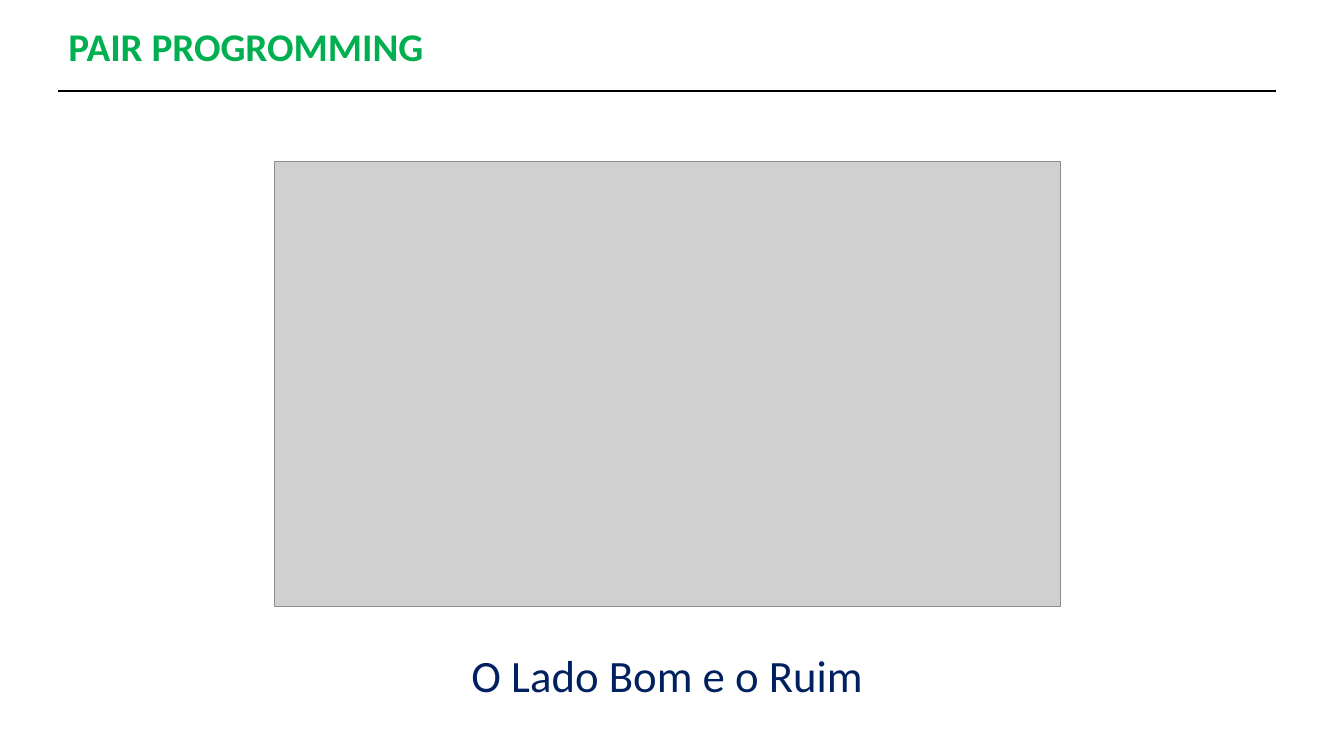
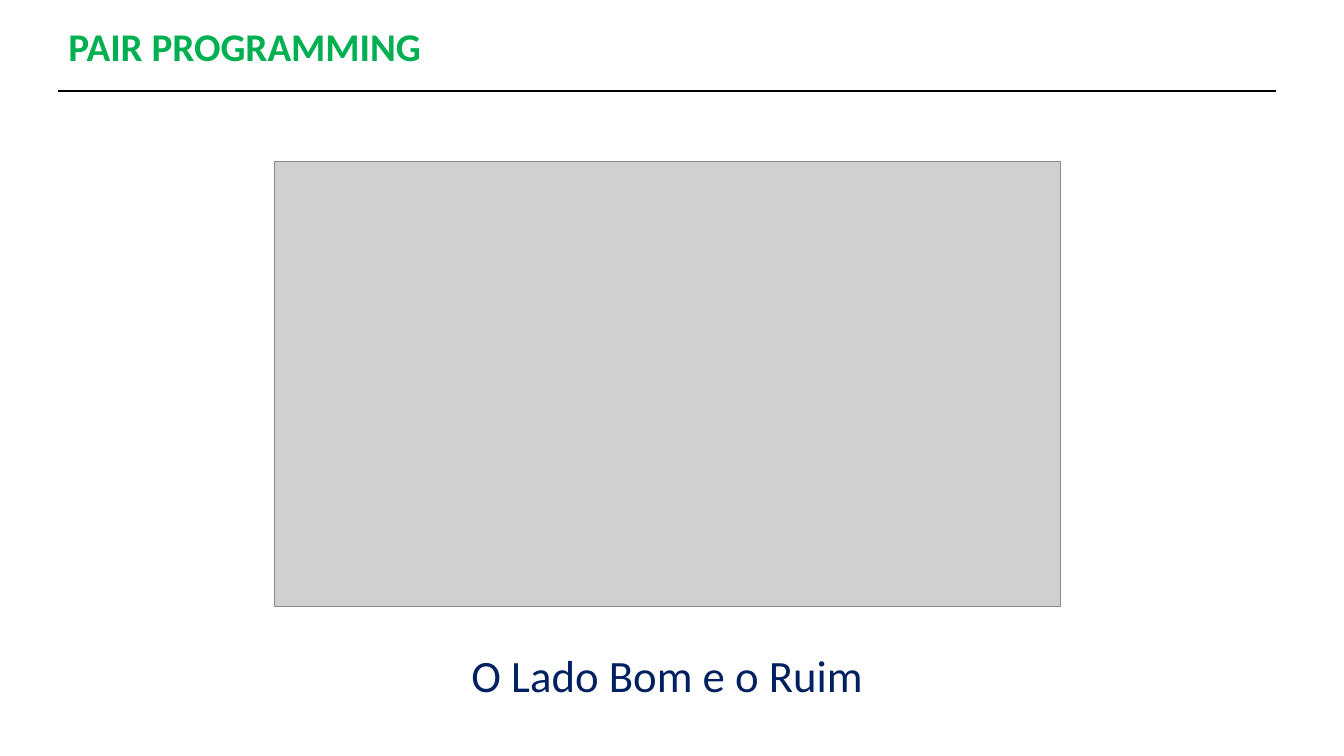
Before and after one commit to ricardohtakuno/Pair-Programming, a slide deck: slide 5 of Apresentação-PairProgramming.pptx. Drawn at 1344x756 pixels with LibreOffice and Linux fonts; fonts in the diff are those of the drawing; grey boxes stand for pictures. Boxes give left, top, right and bottom in pixels: in the first picture for what was removed or moved away, otherwise in the second. Text is boxed around its words. In the diff, an @@ line names an element or a change of style, - is before the commit and + after.

```diff
--- a/Apresentação-PairProgramming.pptx
+++ b/Apresentação-PairProgramming.pptx
@@ text at (68, 35, 421, 62): text changed @@
-PAIR PROGROMMING
+PAIR PROGRAMMING
```
Also in this commit, not shown: 3 other slides changed, 6 slides added, 1 slide removed, 2 other files.
